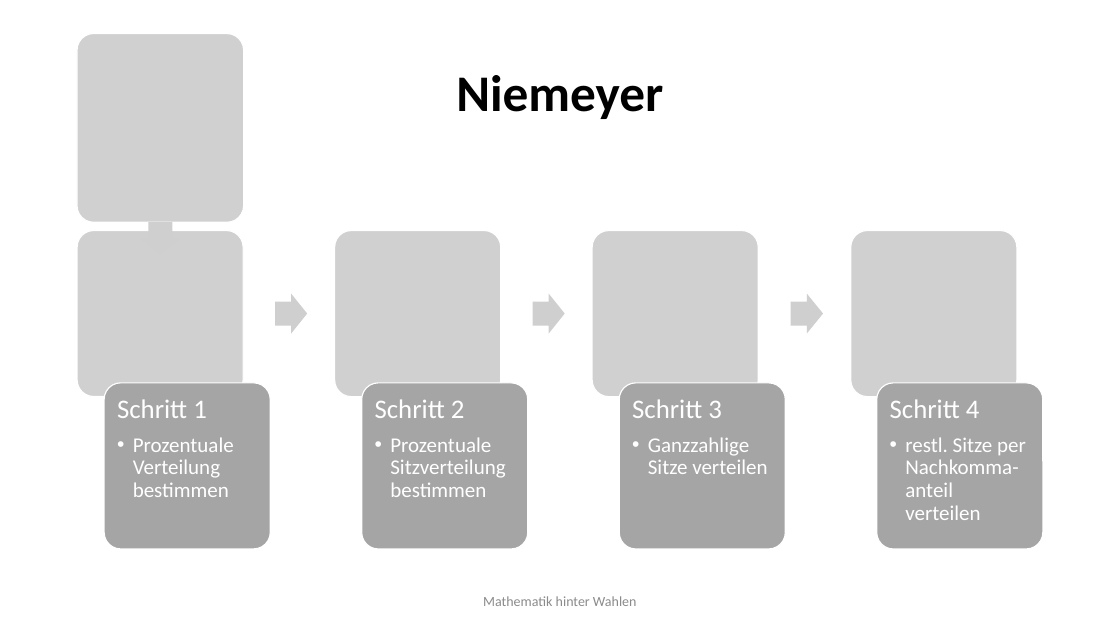
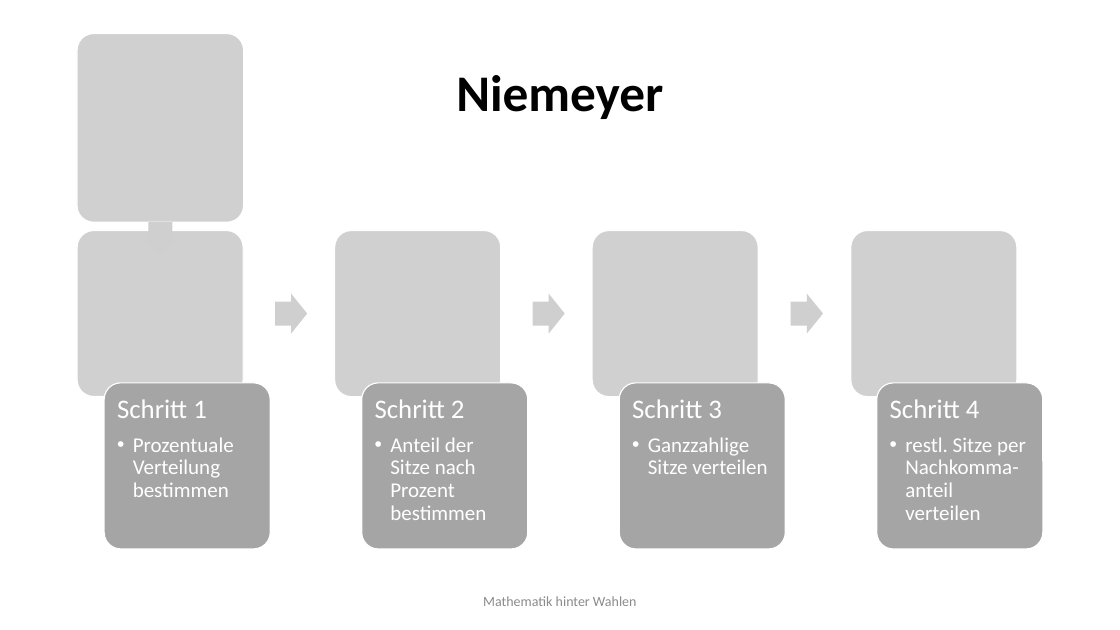
Before and after one commit to MI-Didaktik/Wahlsysteme, a slide deck: slide 9 of Dokumentation/Workshop_Folien.pptx. Drawn at 1120x630 pixels with LibreOffice and Linux fonts; fonts in the diff are those of the drawing; grey boxes stand for pictures. Boxes give left, top, right and bottom in pixels: in the first picture for what was removed or moved away, otherwise in the second. Text is boxed around its words. In the diff, an @@ line names an element or a change of style, - is before the commit and + after.

```diff
--- a/Dokumentation/Workshop_Folien.pptx
+++ b/Dokumentation/Workshop_Folien.pptx
@@ text at box(390, 437, 486, 520): text changed @@
-  • Prozentuale Sitzverteilung bestimmen
+  •• Anteil der Sitze nach Prozent bestimmen
```
Also in this commit, not shown: 2 other slides changed, 2 other files.
